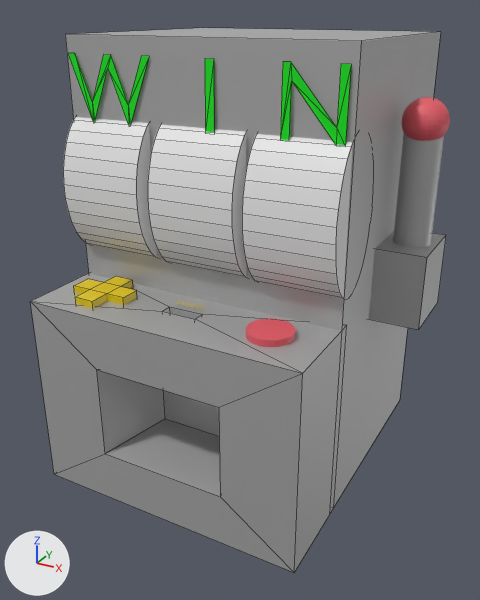
The FBX model Assets/models/slot matchine.fbx, before and after one commit.
Both versions are drawn from a 50 mm lens placed at (2.22, -4.37, 1.7), pointed at (0.08, -0.47, -0.25). Every picture has the same lights, and +X, +Y and +Z are marked at lower left. Mesh edges are drawn as thin lines on the coarser meshes. Where no turn or scale is listed for an object, it has been applied to the vertices.

Names of what the first picture shows: 'Cube.003', 'Cube.004', 'Cube.005', 'arm', 'attachment', 'base', 'button', 'handle', 'slot 1', 'slot 2', 'slot 3', 'win texr'.
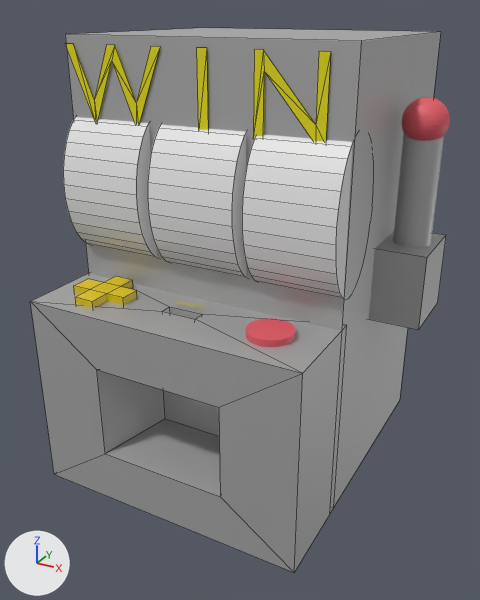
What differs and where, as boxes [x1, y1, x2, y2] in the pictures (480 x 600 px):
'Text', added (yellow): after [65, 44, 331, 142]
'win texr', deleted (green): before [68, 53, 351, 145]

Diff of the bpy script that builds the scene:
```diff
--- a/Assets/models/slot matchine.fbx.py
+++ b/Assets/models/slot matchine.fbx.py
@@ mat_text @@
 mat_text = principled_material('text')
-mat_text.base_color = (0.0, 0.8, 0.00651)  # green #00e713
+mat_text.base_color = (0.801, 0.724, 0.0)  # yellow #e7dd00
@@ me_text_002 @@
+me_text_002.from_pydata(...)  # 27 vertices, 21 faces; spans x 0.0..1.84, y 0.0, z 0.0..0.49
+me_text_002.materials.append(mat_text)  # yellow #e7dd00
@@ ob_win_texr @@
-ob_win_texr = bpy.data.objects.new('win texr', me_text)
-ob_win_texr.location = (-0.984, -0.871, 1.008)
-ob_win_texr.rotation_euler = (-1.55, 0.0, 3.142)  # degrees (-89, 0, 180)
-ob_win_texr.scale = (-0.624, -0.625, -1.46)
@@ ob_text @@
+ob_text = bpy.data.objects.new('Text', me_text_002)
+ob_text.location = (-1.0, -0.861, 1.0)
```
